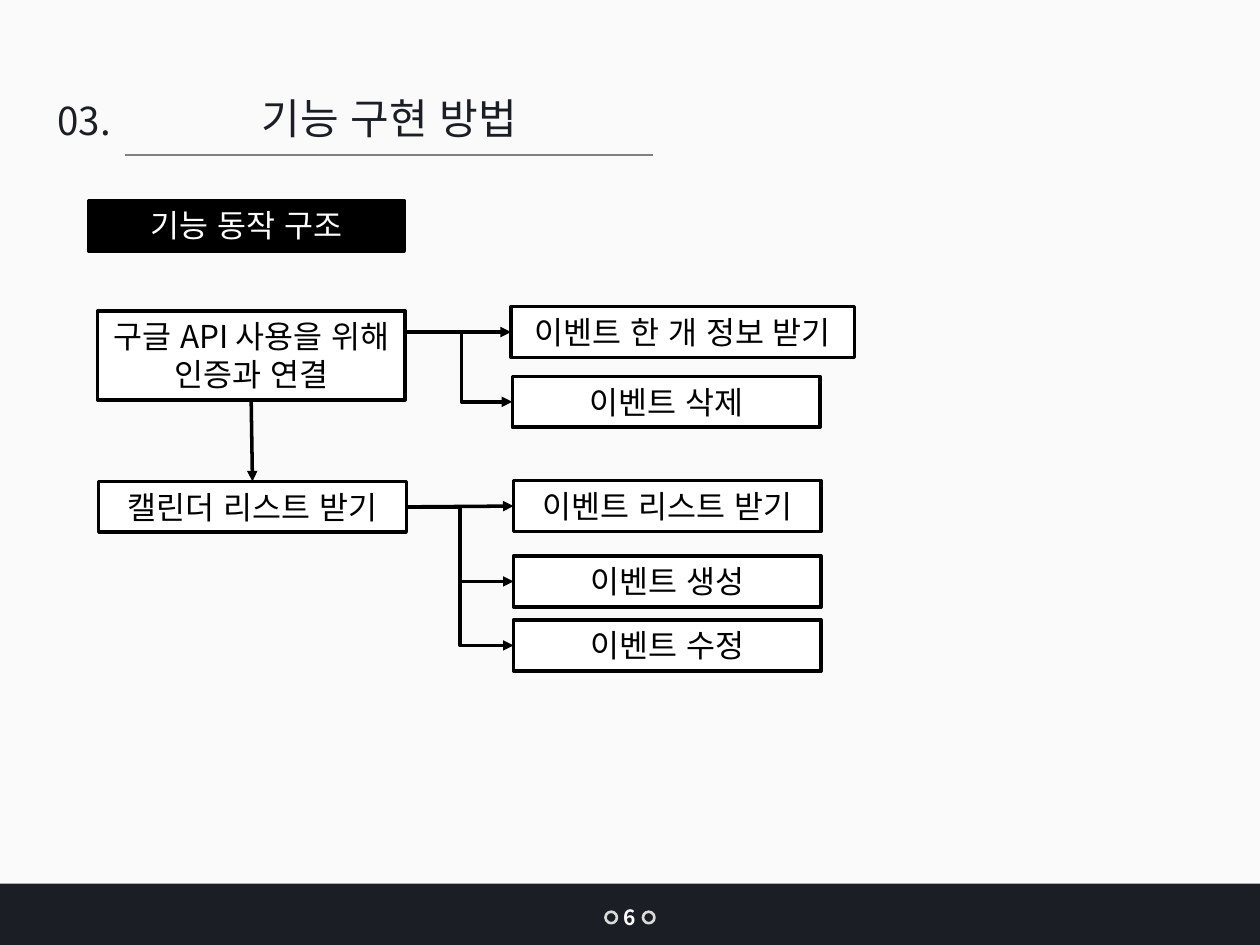
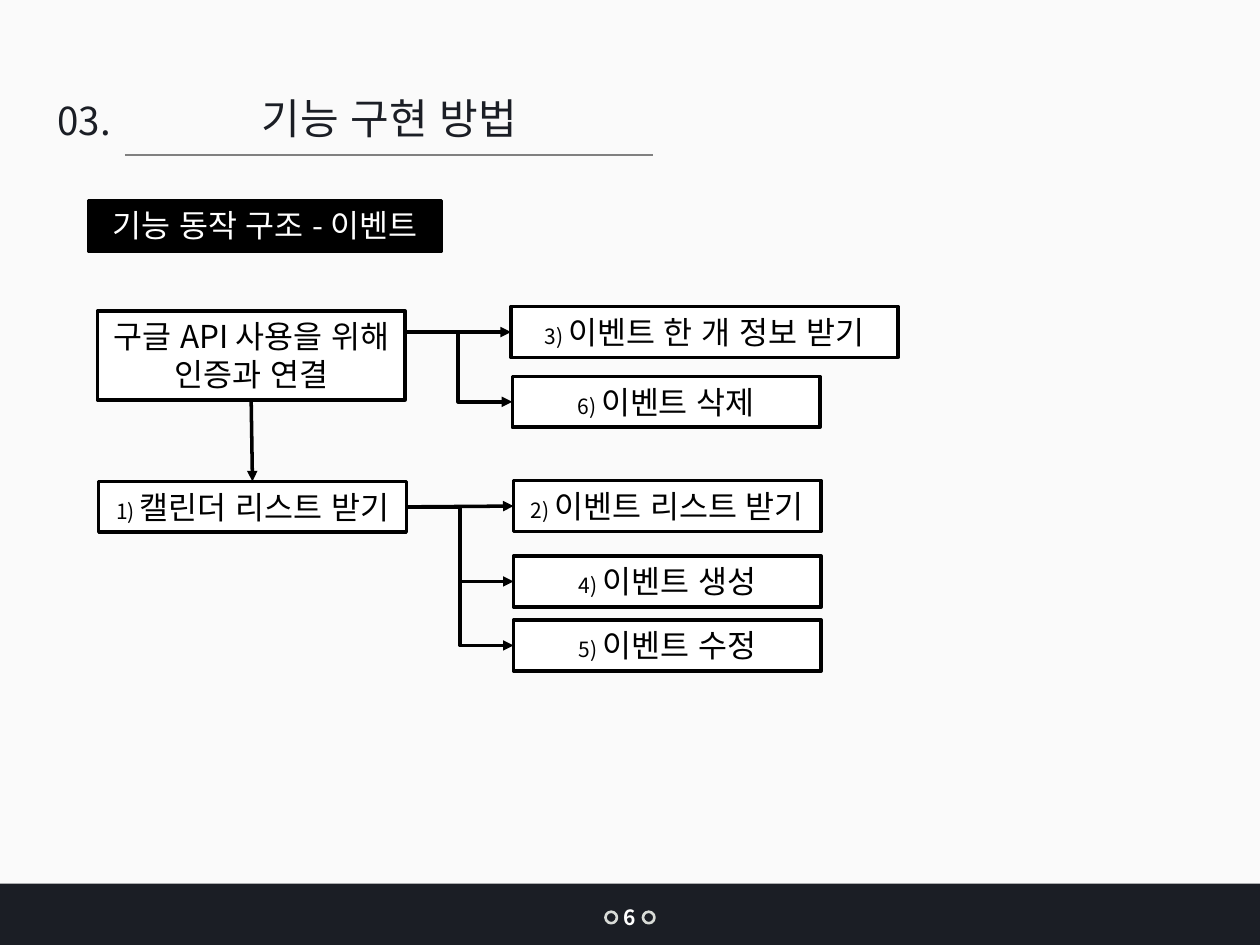
Before and after one commit to jangys/calendarProjectDocument, a slide deck: slide 11 of 인턴 최종 발표_장연수.pptx (slide 9 before the commit). Drawn at 1260x945 pixels with LibreOffice and Linux fonts; fonts in the diff are those of the drawing. Boxes give left, top, right and bottom in pixels: in the first picture for what was removed or moved away, otherwise in the second. Text is boxed around its words. In the diff, an @@ line names an element or a change of style, - is before the commit and + after.

```diff
--- a/인턴 최종 발표_장연수.pptx
+++ b/인턴 최종 발표_장연수.pptx
@@ rectangle "기능 동작 구조 - 이벤트": place and size @@
-rectangle "기능 동작 구조 - 이벤트" at bbox=[88, 200, 403, 251]
+rectangle "기능 동작 구조 - 이벤트" at bbox=[88, 200, 441, 251]
@@ text in rectangle at bbox=[112, 211, 418, 240]: text changed @@
-기능 동작 구조
+기능 동작 구조 - 이벤트
@@ rectangle "3) 이벤트 한 개 정보 ...": place and size @@
-rectangle "3) 이벤트 한 개 정보 ..." at bbox=[512, 306, 856, 357]
+rectangle "3) 이벤트 한 개 정보 ..." at bbox=[512, 306, 898, 357]
@@ text in rectangle at bbox=[545, 318, 864, 348]: text changed @@
-이벤트 한 개 정보 받기
+3) 이벤트 한 개 정보 받기
@@ elbow arrow moved from (411, 331) - (513, 402) to (404, 333) - (513, 402) @@
@@ text in rectangle at bbox=[578, 388, 755, 418]: text changed @@
-이벤트 삭제
+6) 이벤트 삭제
@@ text in rectangle at bbox=[116, 493, 389, 523]: text changed @@
-캘린더 리스트 받기
+1) 캘린더 리스트 받기
@@ text in rectangle at bbox=[531, 492, 804, 522]: text changed @@
-이벤트 리스트 받기
+2) 이벤트 리스트 받기
@@ text in rectangle at bbox=[579, 567, 756, 597]: text changed @@
-이벤트 생성
+4) 이벤트 생성
@@ text in rectangle at bbox=[579, 631, 756, 661]: text changed @@
-이벤트 수정
+5) 이벤트 수정
```
Also in this commit, not shown: 33 other slides changed, 2 slides added, 3 other files.
